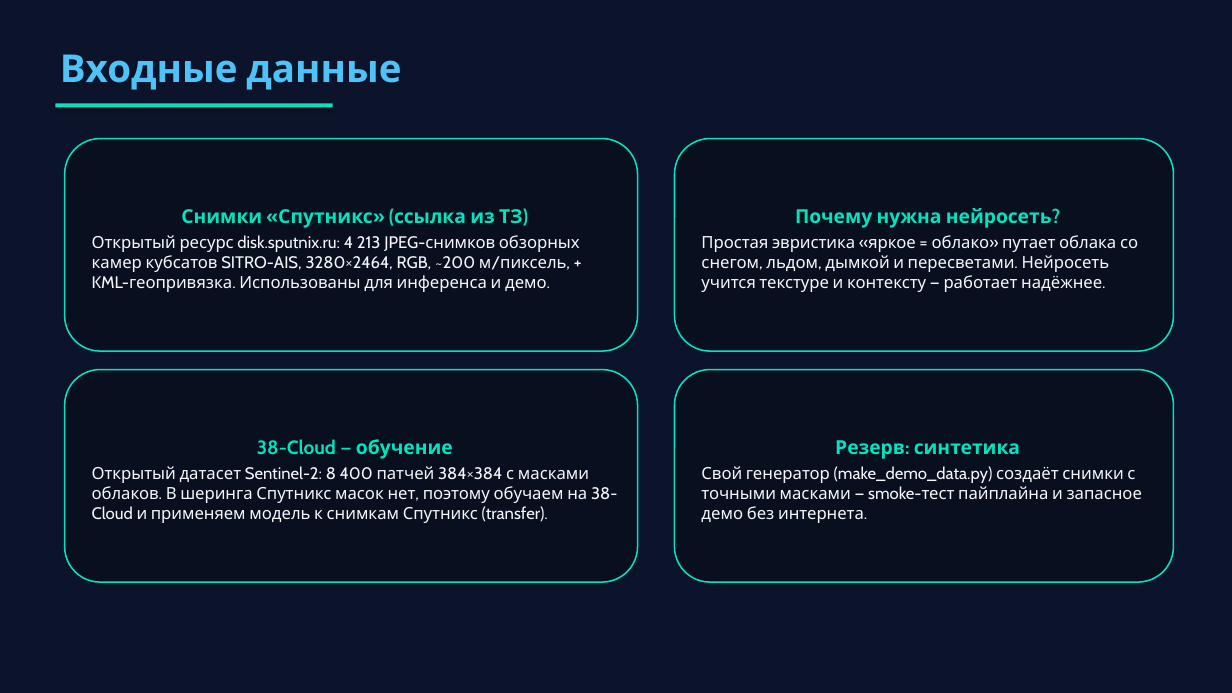
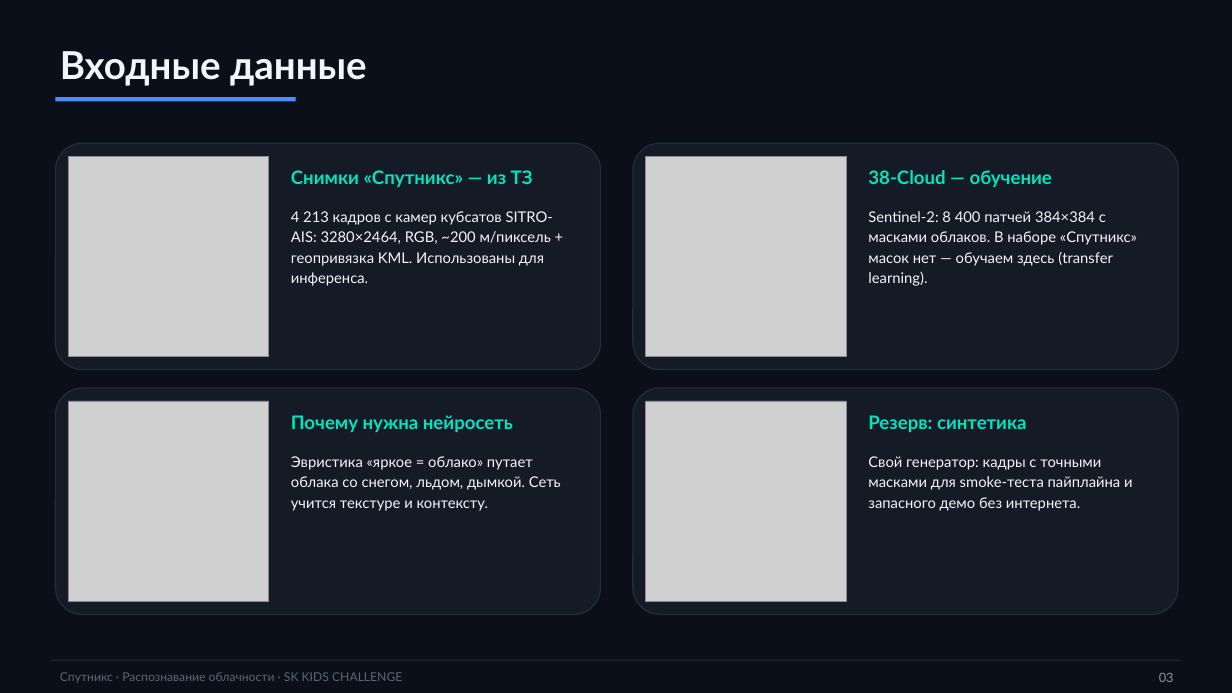
Before and after one commit to Kot3loy/sputnix-cloud-detection, a slide deck: slide 3 of presentation/Sputnix_cloud_detection.pptx. Drawn at 1232x693 pixels with LibreOffice and Linux fonts; fonts in the diff are those of the drawing; grey boxes stand for pictures. Boxes give left, top, right and bottom in pixels: in the first picture for what was removed or moved away, otherwise in the second. Text is boxed around its words. In the diff, an @@ line names an element or a change of style, - is before the commit and + after.

Commit message:
Presentation redesign: real images on every slide, stat chips, footers, clean brand assets

```diff
--- a/presentation/Sputnix_cloud_detection.pptx
+++ b/presentation/Sputnix_cloud_detection.pptx
@@ rectangle at (0,0,1232,693): fill #0B142A to #0B0F1A @@
@@ text "Входные данные" at (60,51,367,86): font Cabin to Lato, text colour #4FC3F7 to #F2F5FA @@
@@ rectangle: place and size @@
-rectangle at (55,104,333,107)
+rectangle at (55,97,296,102)
@@ rectangle at (55,97,296,102): fill #00E5C0 to #4D8DFF; shadow off @@
@@ rounded rectangle: place and size @@
-rounded rectangle at (65,139,638,351)
+rounded rectangle at (55,143,601,370)
@@ rounded rectangle at (55,143,601,370): fill #081020 to #141A26; outline #00E5C0 1.2 pt to #232C3D 1 pt; proportions changed @@
@@ rounded rectangle added at (633,143,1178,370), fill #141A26, outline #232C3D 1 pt @@
@@ rounded rectangle removed at (675,139,1174,351) @@
-Почему нужна нейросеть?
-Простая эвристика «яркое = облако» путает облака со снегом, льдом, дымкой и пересветами. Нейросеть учится текстуре и контексту — работает надёжнее.
@@ picture added at (68,156,269,357) @@
@@ text added at (291,170,533,187), 14.5 pt, text #00E5C0, bold @@
+Снимки «Спутникс» — из ТЗ
@@ picture added at (646,156,847,357) @@
@@ text added at (868,170,1052,187), 14.5 pt, text #00E5C0, bold @@
+38-Cloud — обучение
@@ text in rounded rectangle at (92,209,580,292): text removed @@
-Снимки «Спутникс» (ссылка из ТЗ)
-Открытый ресурс disk.sputnix.ru: 4 213 JPEG-снимков обзорных камер кубсатов SITRO-AIS, 3280×2464, RGB, ~200 м/пиксель, + KML-геопривязка. Использованы для инференса и демо.
@@ text added at (291,211,553,286), 11.5 pt, text #F2F5FA @@
+4 213 кадров с камер кубсатов SITRO-AIS: 3280×2464, RGB, ~200 м/пиксель + геопривязка KML. Использованы для инференса.
@@ text added at (868,211,1137,286), 11.5 pt, text #F2F5FA @@
+Sentinel-2: 8 400 патчей 384×384 с масками облаков. В наборе «Спутникс» масок нет — обучаем здесь (transfer learning).
@@ rounded rectangle added at (55,388,601,615), fill #141A26, outline #232C3D 1 pt @@
@@ rounded rectangle removed at (65,370,638,582) @@
-38-Cloud — обучение
-Открытый датасет Sentinel-2: 8 400 патчей 384×384 с масками облаков. В шеринга Спутникс масок нет, поэтому обучаем на 38-Cloud и применяем модель к снимкам Спутникс (transfer).
@@ rounded rectangle added at (633,388,1178,615), fill #141A26, outline #232C3D 1 pt @@
@@ rounded rectangle removed at (675,370,1174,582) @@
-Резерв: синтетика
-Свой генератор (make_demo_data.py) создаёт снимки с точными масками — smoke-тест пайплайна и запасное демо без интернета.
@@ picture added at (68,401,269,602) @@
@@ text added at (291,415,513,432), 14.5 pt, text #00E5C0, bold @@
+Почему нужна нейросеть
@@ picture added at (646,401,847,602) @@
@@ text added at (868,415,1027,432), 14.5 pt, text #00E5C0, bold @@
+Резерв: синтетика
@@ text added at (291,456,561,511), 11.5 pt, text #F2F5FA @@
+Эвристика «яркое = облако» путает облака со снегом, льдом, дымкой. Сеть учится текстуре и контексту.
@@ text added at (868,456,1132,511), 11.5 pt, text #F2F5FA @@
+Свой генератор: кадры с точными масками для smoke-теста пайплайна и запасного демо без интернета.
@@ rectangle added at (51,660,1181,661), fill #232C3D @@
@@ text added at (60,672,402,683), 9.5 pt, text #5A6478 @@
+Спутникс · Распознавание облачности · SK KIDS CHALLENGE
@@ text added at (1159,673,1174,682), 10 pt, text #8A94A6 @@
+03
```
Also in this commit, not shown: 10 other slides changed, 1 slide added, 1 slide removed, 7 other files.
